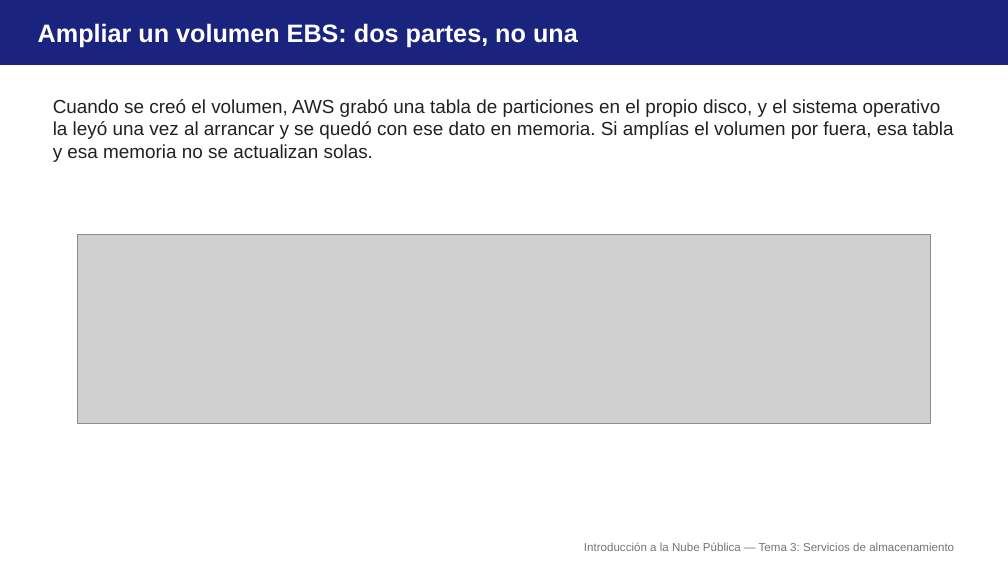
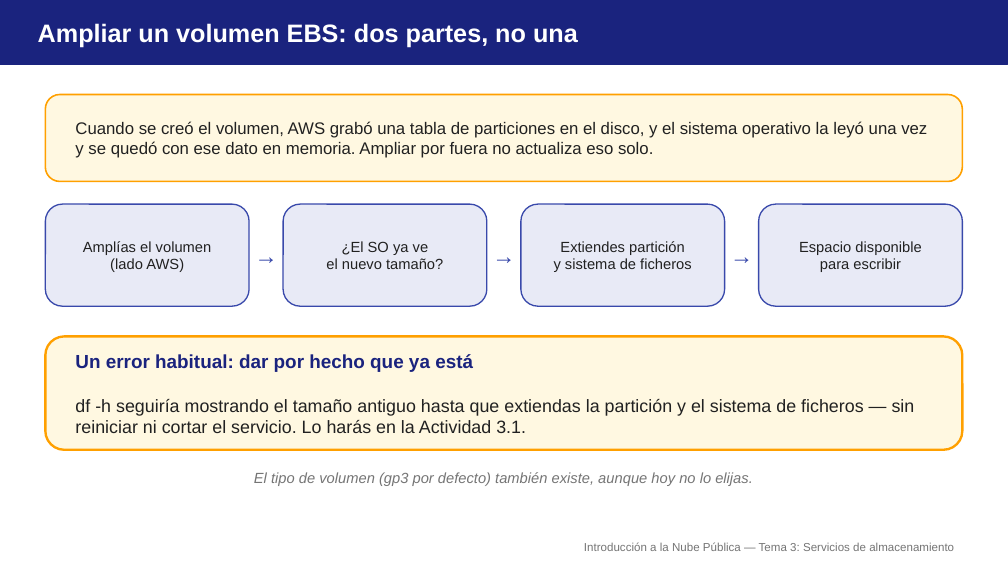
Before and after one commit to aitorventura/introduccion-nube, a slide deck: slide 5 of docs/tema3/diapositivas/almacenamiento.pptx (slide 6 before the commit). Drawn at 1008x567 pixels with LibreOffice and Linux fonts; fonts in the diff are those of the drawing; grey boxes stand for pictures. Boxes give left, top, right and bottom in pixels: in the first picture for what was removed or moved away, otherwise in the second. Text is boxed around its words. In the diff, an @@ line names an element or a change of style, - is before the commit and + after.

```diff
--- a/docs/tema3/diapositivas/almacenamiento.pptx
+++ b/docs/tema3/diapositivas/almacenamiento.pptx
@@ rounded rectangle added at <box>45,95,963,181</box>, fill #FFF8E1, outline #FFA000 1.5 pt @@
@@ text "Cuando se creó el volumen, ..." at <box>75,121,927,158</box>: vertical alignment top to middle @@
@@ text at <box>75,121,927,158</box>: text changed; size 18 to 16 pt @@
-Cuando se creó el volumen, AWS grabó una tabla de particiones en el propio disco, y el sistema operativo la leyó una vez al arrancar y se quedó con ese dato en memoria. Si amplías el volumen por fuera, esa tabla y esa memoria no se actualizan solas.
+Cuando se creó el volumen, AWS grabó una tabla de particiones en el disco, y el sistema operativo la leyó una vez y se quedó con ese dato en memoria. Ampliar por fuera no actualiza eso solo.
@@ rounded rectangle added at <box>45,204,249,306</box>, fill #E8EAF6, outline #3949AB 1.25 pt @@
@@ text added at <box>246,204,287,306</box>, 22 pt, text #3949AB, bold @@
+→
@@ rounded rectangle added at <box>284,204,487,306</box>, fill #E8EAF6, outline #3949AB 1.25 pt @@
@@ text added at <box>483,204,525,306</box>, 22 pt, text #3949AB, bold @@
+→
@@ rounded rectangle added at <box>521,204,724,306</box>, fill #E8EAF6, outline #3949AB 1.25 pt @@
@@ text added at <box>721,204,763,306</box>, 22 pt, text #3949AB, bold @@
+→
@@ rounded rectangle added at <box>759,204,963,306</box>, fill #E8EAF6, outline #3949AB 1.25 pt @@
@@ picture removed at <box>78,234,931,423</box> @@
@@ text added at <box>83,241,212,272</box>, 14 pt, text #212121 @@
+Amplías el volumen
+(lado AWS)
@@ text added at <box>326,241,443,269</box>, 14 pt, text #212121 @@
+¿El SO ya ve
+el nuevo tamaño?
@@ text added at <box>554,241,692,272</box>, 14 pt, text #212121 @@
+Extiendes partición
+y sistema de ficheros
@@ text added at <box>799,241,921,272</box>, 14 pt, text #212121 @@
+Espacio disponible
+para escribir
@@ rounded rectangle added at <box>45,337,963,450</box>, fill #FFF8E1, outline #FFA000 2.25 pt @@
@@ text added at <box>75,354,915,433</box>, 17 pt, text #212121 @@
+Un error habitual: dar por hecho que ya está
+df -h seguiría mostrando el tamaño antiguo hasta que extiendas la partición y el sistema de ficheros — sin reiniciar ni cortar el servicio. Lo harás en la Actividad 3.1.
@@ text added at <box>254,472,753,486</box>, 14 pt, text #757575, italic @@
+El tipo de volumen (gp3 por defecto) también existe, aunque hoy no lo elijas.
```
Also in this commit, not shown: 8 other slides changed, 1 slide added, 6 slides removed, 23 other files.
